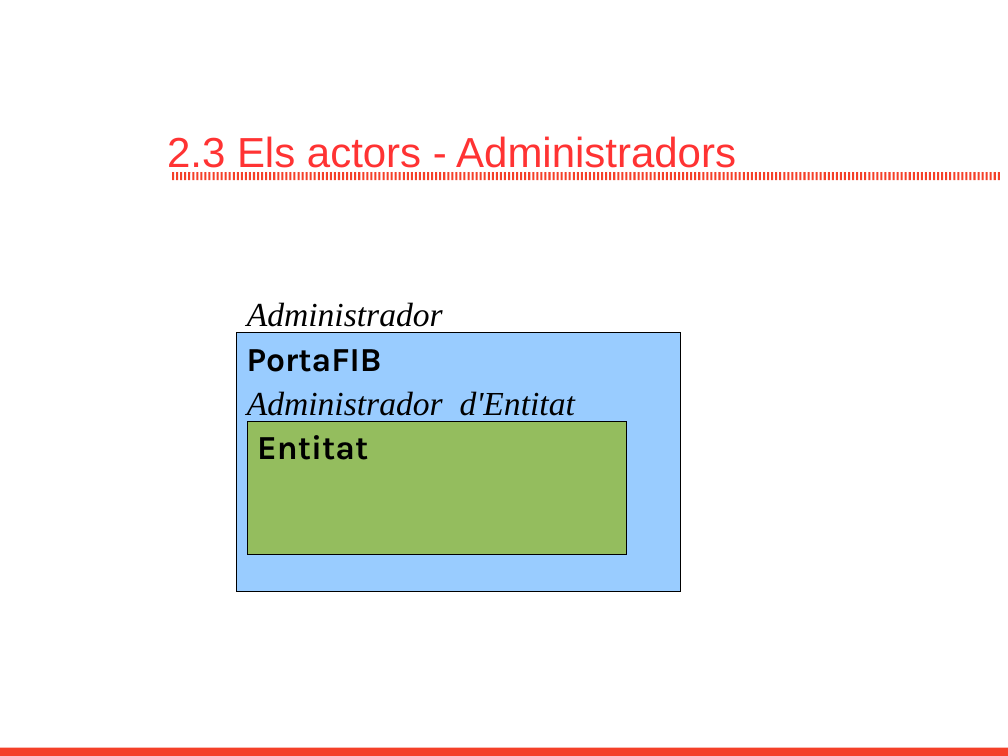
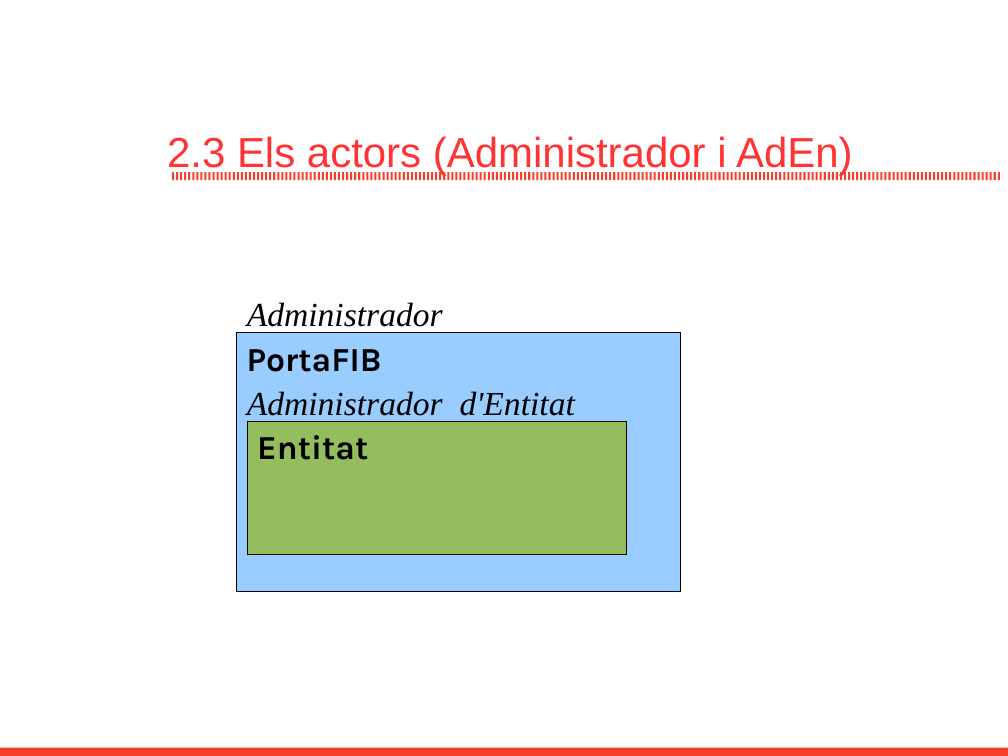
Before and after one commit to GovernIB/portafib, a slide deck: slide 10 of doc/Introduccio_Basica_PortaFIB.odp (slide 8 before the commit). Drawn at 1008x756 pixels with LibreOffice and Linux fonts; fonts in the diff are those of the drawing; background and template pictures are left out. Boxes give left, top, right and bottom in pixels: in the first picture for what was removed or moved away, otherwise in the second. Text is boxed around its words. In the diff, an @@ line names an element or a change of style, - is before the commit and + after.

```diff
--- a/doc/Introduccio_Basica_PortaFIB.odp
+++ b/doc/Introduccio_Basica_PortaFIB.odp
@@ text at bbox=[167, 136, 853, 175]: text changed @@
-2.3 Els actors - Administradors
+2.3 Els actors (Administrador i AdEn)
```
Also in this commit, not shown: 8 other slides changed, 3 slides added, 2 other files.
